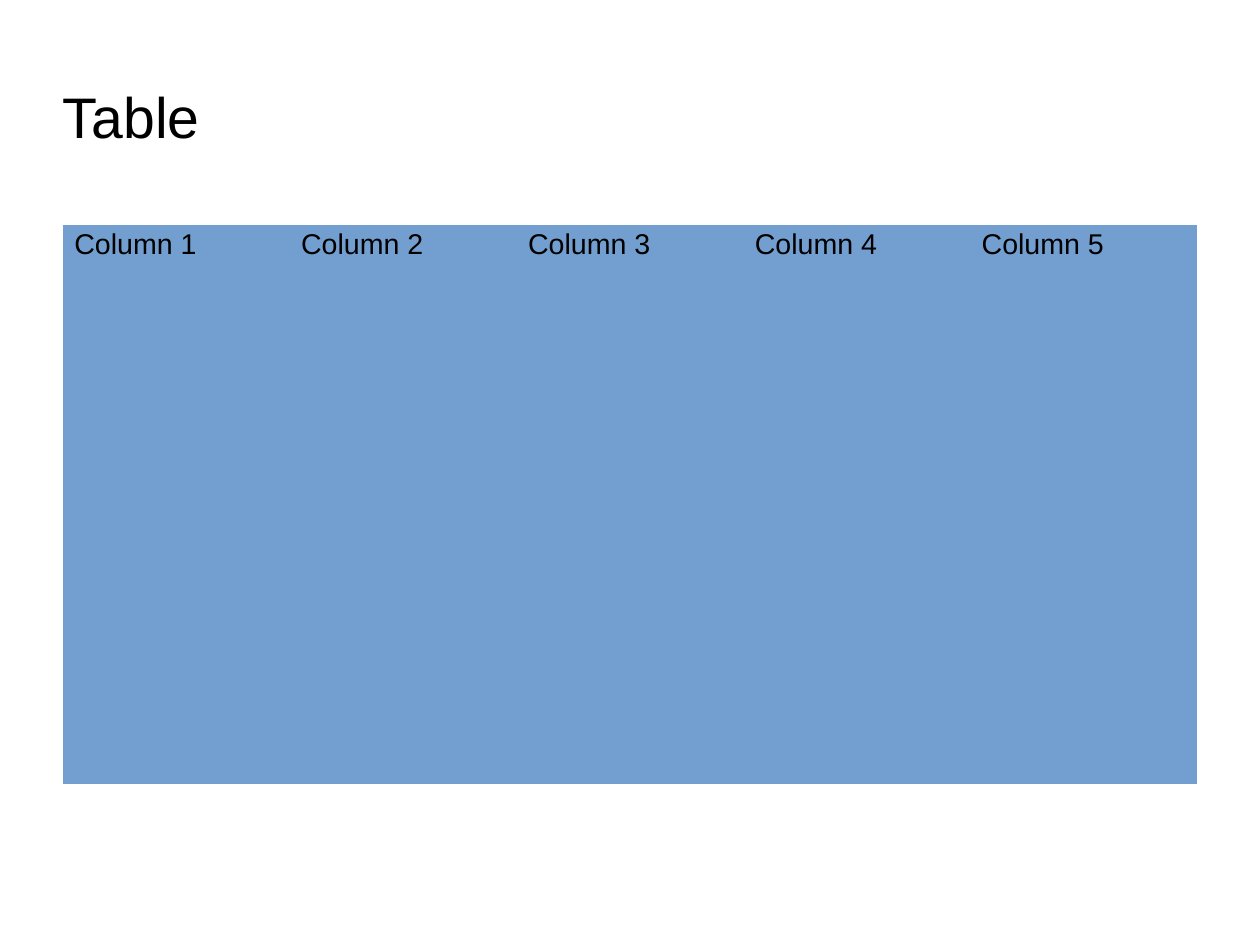
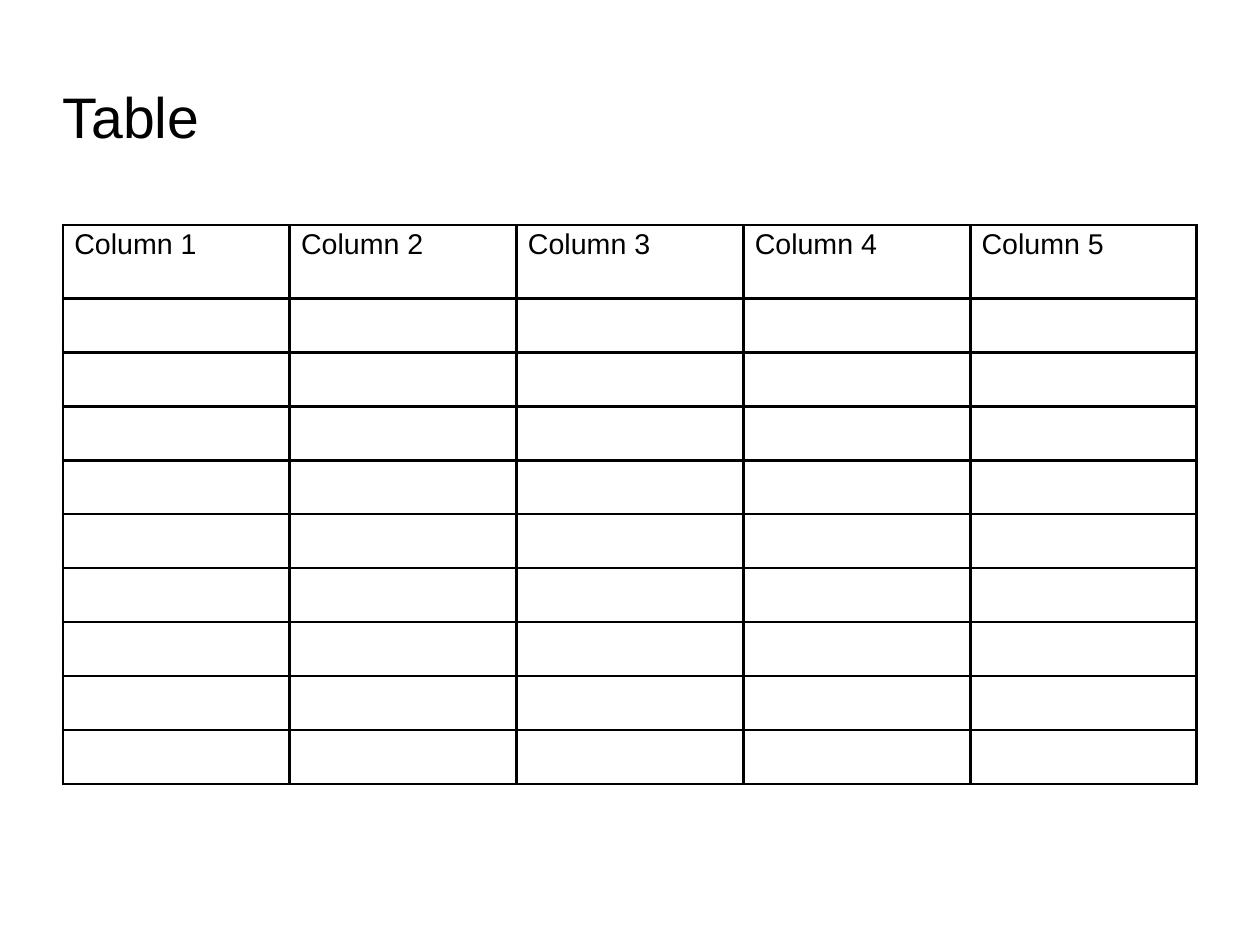
Before and after one commit to gtsteffaniak/go-office, a slide deck: slide 3 of sample-files/sample.odp. Drawn at 1260x945 pixels with LibreOffice and Linux fonts; fonts in the diff are those of the drawing; background and template pictures are left out. Boxes give left, top, right and bottom in pixels: in the first picture for what was removed or moved away, otherwise in the second. Text is boxed around its words. In the diff, an @@ line names an element or a change of style, - is before the commit and + after.

```diff
--- a/sample-files/sample.odp
+++ b/sample-files/sample.odp
@@ table at [63, 225, 1196, 784] @@
@@ fill #729FCF to none in row 1 @@
@@ borders changed @@
```
Also in this commit, not shown: 1 slide added, 1 slide removed, 39 other files.
